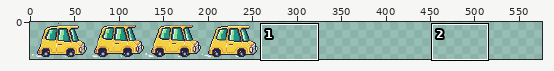
Sprite sheet -- Assets/Sprites/car_yellow_64_32.png. Above: a wide view before the commit, with the close-up outlined.
Close-up. Before the edit:
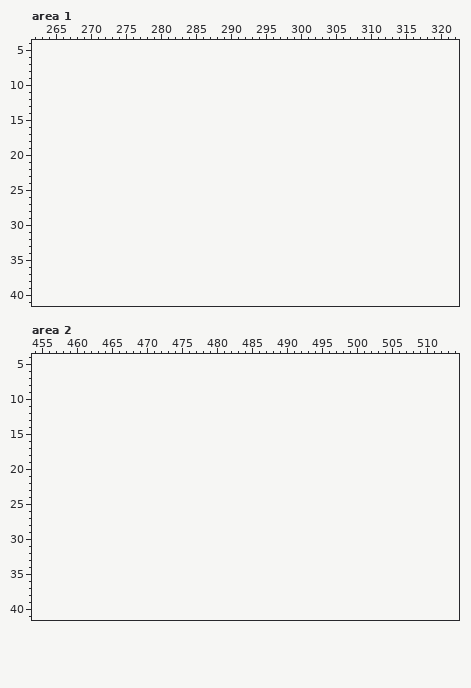
The file is 256x42 pixels. Shown: area 1: x 262..322, y 4..41; area 2: x 454..514, y 4..41. The old version is drawn lined up with the new one, on the new canvas. The commit also changed other parts of the picture, which this record leaves out.
And afterwards:
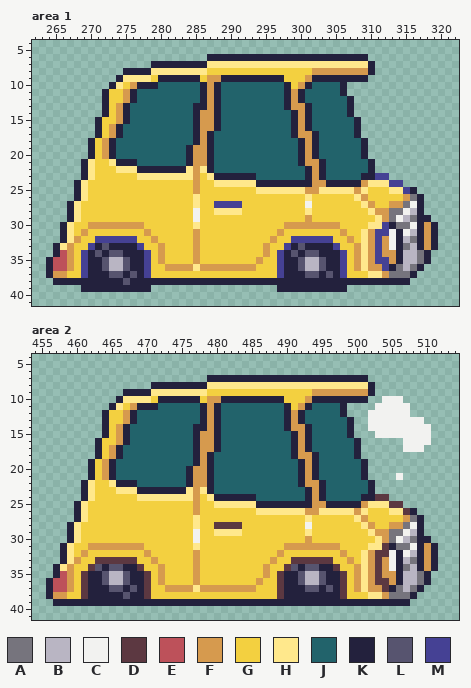
Palette (. is transparent): A #76747d  B #b9b5c3  C #f2f2f0  D #5c3841  E #bd515a  F #d69a4e  G #f3d040  H #ffe88c  J #22636b  K #23213d  L #57546f  M #454194
Changes in this commit:
canvas 256x42 -> 576x42
--- area 1
@@ x 262..322 @@
  5 .............................................................
- 6 .............................................................
- 7 .............................................................
- 8 .............................................................
- 9 .............................................................
-10 .............................................................
-11 .............................................................
-12 .............................................................
-13 .............................................................
-14 .............................................................
-15 .............................................................
-16 .............................................................
-17 .............................................................
-18 .............................................................
-19 .............................................................
-20 .............................................................
-21 .............................................................
-22 .............................................................
-23 .............................................................
-24 .............................................................
-25 .............................................................
-26 .............................................................
-27 .............................................................
-28 .............................................................
-29 .............................................................
-30 .............................................................
-31 .............................................................
-32 .............................................................
-33 .............................................................
-34 .............................................................
-35 .............................................................
-36 .............................................................
-37 .............................................................
-38 .............................................................
-39 .............................................................
+ 6 .........................KKKKKKKKKKKKKKKKKKKKKKK.............
+ 7 .................KKKKKKKKHHHHHHHHHHHHHHHHHHHHHHHK............
+ 8 .............KKKKHHHHHHHHGGGGGGGGGGGGGGGFFFFFFFFK............
+ 9 ............KHHHHGKKKKKKGFFKKKKKKKKKGGGFKKKKKKKK.............
+10 ...........KHGFKKKJJJJJJKFKJJJJJJJJJKGFKJJJJK................
+11 ..........KGGFKJJJJJJJJJKFKJJJJJJJJJKFKJJJJJK................
+12 ..........KGGFKJJJJJJJJJKFKJJJJJJJJJKFKJJJJJJK...............
+13 ..........KGFKJJJJJJJJJKKFKJJJJJJJJJKFFKJJJJJK...............
+14 ..........KGFKJJJJJJJJJKFFKJJJJJJJJJJKFKJJJJJK...............
+15 .........KGGFKJJJJJJJJJKFFKJJJJJJJJJJKFKJJJJJJK..............
+16 .........KGFKJJJJJJJJJJKFFKJJJJJJJJJJKFKJJJJJJK..............
+17 .........KGFKJJJJJJJJJJKFKJJJJJJJJJJJKFFKJJJJJK..............
+18 ........KGFKJJJJJJJJJJJKFKJJJJJJJJJJJJKFKJJJJJJK.............
+19 ........KGFKJJJJJJJJJJKFFKJJJJJJJJJJJJKFKJJJJJJK.............
+20 ........KGFKJJJJJJJJJJKFFKJJJJJJJJJJJJKFKJJJJJJK.............
+21 .......KHGGHKKKJJJJJJJKFFKJJJJJJJJJJJJKFFKJJJJJJK............
+22 .......KHGGGHHHKKKKKKKHFHKJJJJJJJJJJJJJKFKJJJJJJK............
+23 .......KHGGGGGGHHHHHHHHFGHKKKKKKJJJJJJJKFKJJJJJKKMM..........
+24 ......KHGGGGGGGGGGGGGGGFGGHHHHHHKKKKKKKKFFKKKKKFHHHMM........
+25 ......KHGGGGGGGGGGGGGGGFGGGGGGGGHHHHHHHFFHHHHHFHGGGHHMK......
+26 ......KHGGGGGGGGGGGGGGGHGGGGGGGGGGGGGGGHGGGGGGHFGGGGGFAK.....
+27 .....KHGGGGGGGGGGGGGGGGHGGMMMMGGGGGGGGGCGGGGGGGHFGGFFACK.....
+28 .....KHGGGGGGGGGGGGGGGGCGGHHHHGGGGGGGGGHGGGGGGGGHFFAACBK.....
+29 .....KHGGGGGGGGGGGGGGGGCGGGGGGGGGGGGGGGFGGGGGGGGGHFACBAKK....
+30 ....KHGGFFFFFFFFGGGGGGGHGGGGGGGGGGGGFFFFFFFFGGGGHHMKAACKFK...
+31 ....KHGFGGGGGGGGFGGGGGGFGGGGGGGGGGGFGGGGGGGGFGGHFMMCKCBKFK...
+32 ....KHFGGMMMMMMGGFGGGGGFGGGGGGGGGGFGGMMMMMMGGFGHFMFCKBAKFK...
+33 ...KHFGGMKLKKKKMGGFGGGGFGGGGGGGGGFGGMKLKKKKMGGFHFMFCKABKFK...
+34 ...KEFGMKLKLLKKKMGFGGGGFGGGGGGGGGFGMKLKLLKKKMGFHFMFFKBBAK....
+35 ..KEEFGMKKLBBLKKMGFGGGGFGGGGGGGGFGGMKKLBBLKKMGFHFMMFKBBAK....
+36 ..KEEFGMKKLBBLKKMGGFFFFHFFFFFFFFGGGMKKLBBLKKMGFHFFMKABAK.....
+37 ..KFFGGMKKKLLKLKMGGGGGGGGGGGGGGGGGGMKKKLLKLKMGGGHHFAAAK......
+38 ...KKKKKKKKKKLKKKKKKKKKKKKKKKKKKKKKKKKKKKKKKKKKKKKKKKK.......
+39 .......KKKKKKKKKK..................KKKKKKKKKK................
 40 .............................................................
--- area 2
@@ x 454..514 @@
  6 .............................................................
- 7 .............................................................
- 8 .............................................................
- 9 .............................................................
-10 .............................................................
-11 .............................................................
-12 .............................................................
-13 .............................................................
-14 .............................................................
-15 .............................................................
-16 .............................................................
-17 .............................................................
-18 .............................................................
-19 .............................................................
-20 .............................................................
-21 .............................................................
-22 .............................................................
-23 .............................................................
-24 .............................................................
-25 .............................................................
-26 .............................................................
-27 .............................................................
-28 .............................................................
-29 .............................................................
-30 .............................................................
-31 .............................................................
-32 .............................................................
-33 .............................................................
-34 .............................................................
-35 .............................................................
-36 .............................................................
-37 .............................................................
-38 .............................................................
-39 .............................................................
+ 7 .........................KKKKKKKKKKKKKKKKKKKKKKK.............
+ 8 .................KKKKKKKKHHHHHHHHHHHHHHHHHHHHHHHK............
+ 9 .............KKKKHHHHHHHHGGGGGGGGGGGGGGGFFFFFFFFK............
+10 ............KHHHHGKKKKKKGFFKKKKKKKKKGGGFKKKKKKKK..CCC........
+11 ...........KHGFKKKJJJJJJKFKJJJJJJJJJKGFKJJJJK....CCCCC.......
+12 ..........KGGFKJJJJJJJJJKFKJJJJJJJJJKFKJJJJJK...CCCCCC.......
+13 ..........KGGFKJJJJJJJJJKFKJJJJJJJJJKFKJJJJJJK..CCCCCCCC.....
+14 ..........KGFKJJJJJJJJJKKFKJJJJJJJJJKFFKJJJJJK..CCCCCCCCC....
+15 ..........KGFKJJJJJJJJJKFFKJJJJJJJJJJKFKJJJJJK...CCCCCCCC....
+16 .........KGGFKJJJJJJJJJKFFKJJJJJJJJJJKFKJJJJJJK......CCCC....
+17 .........KGFKJJJJJJJJJJKFFKJJJJJJJJJJKFKJJJJJJK......CCC.....
+18 .........KGFKJJJJJJJJJJKFKJJJJJJJJJJJKFFKJJJJJK..............
+19 ........KGFKJJJJJJJJJJJKFKJJJJJJJJJJJJKFKJJJJJJK.............
+20 ........KGFKJJJJJJJJJJKFFKJJJJJJJJJJJJKFKJJJJJJK.............
+21 ........KGFKJJJJJJJJJJKFFKJJJJJJJJJJJJKFKJJJJJJK....C........
+22 .......KHGGHKKKJJJJJJJKFFKJJJJJJJJJJJJKFFKJJJJJJK............
+23 .......KHGGGHHHKKKKKKKHFHKJJJJJJJJJJJJJKFKJJJJJJK............
+24 .......KHGGGGGGHHHHHHHHFGHKKKKKKJJJJJJJKFKJJJJJKKDD..........
+25 ......KHGGGGGGGGGGGGGGGFGGHHHHHHKKKKKKKKFFKKKKKFHHHDD........
+26 ......KHGGGGGGGGGGGGGGGFGGGGGGGGHHHHHHHFFHHHHHFHGGGHHDK......
+27 ......KHGGGGGGGGGGGGGGGHGGGGGGGGGGGGGGGHGGGGGGHFGGGGGFAK.....
+28 .....KHGGGGGGGGGGGGGGGGHGGDDDDGGGGGGGGGCGGGGGGGHFGGFFACK.....
+29 .....KHGGGGGGGGGGGGGGGGCGGHHHHGGGGGGGGGHGGGGGGGGHFFAACBK.....
+30 .....KHGGGGGGGGGGGGGGGGCGGGGGGGGGGGGGGGFGGGGGGGGGHFACBAKK....
+31 ....KHGGFFFFFFFFGGGGGGGHGGGGGGGGGGGGFFFFFFFFGGGGHHDKAACKFK...
+32 ....KHGFGGGGGGGGFGGGGGGFGGGGGGGGGGGFGGGGGGGGFGGHFDDCKCBKFK...
+33 ....KHFGGDDDDDDGGFGGGGGFGGGGGGGGGGFGGDDDDDDGGFGHFDFCKBAKFK...
+34 ...KHFGGDLKLLKKDGGFGGGGFGGGGGGGGGFGGDLKLLKKDGGFHFDFCKABKFK...
+35 ...KEFGDKKLBBLKKDGFGGGGFGGGGGGGGGFGDKKLBBLKKDGFHFDFFKBBAK....
+36 ..KEEFGDKKLBBLKKDGFGGGGFGGGGGGGGFGGDKKLBBLKKDGFHFDDFKBBAK....
+37 ..KEEFGDKKKLLKLKDGGFFFFHFFFFFFFFGGGDKKKLLKLKDGFHFFDKABAK.....
+38 ..KFFGGDKKKKKLKKDGGGGGGGGGGGGGGGGGGDKKKKKKKKDGGGHHFAAAK......
+39 ...KKKKKKKKKKKKKKKKKKKKKKKKKKKKKKKKKKKKKKKKKKKKKKKKKKK.......
 40 .............................................................
Changed places in both close-ups, as pixel boxes (x1, y1, x2, y2):
added: (46, 54, 438, 292)
added: (46, 375, 438, 606)
